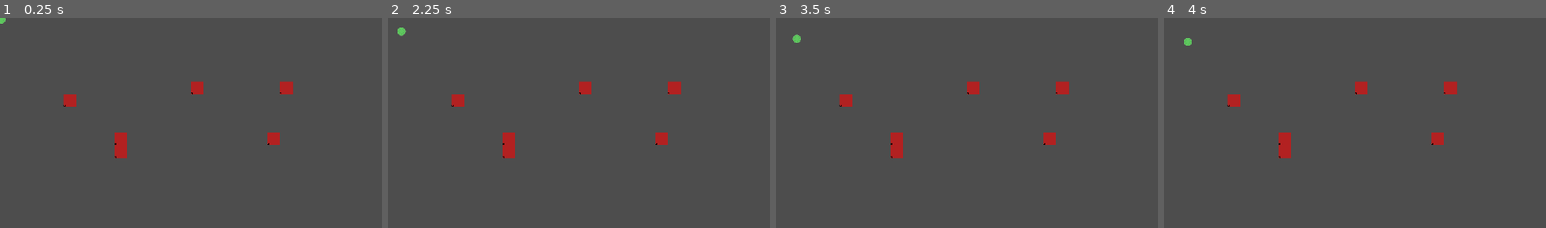
Above: before the commit, frames 1-4 (left to right).
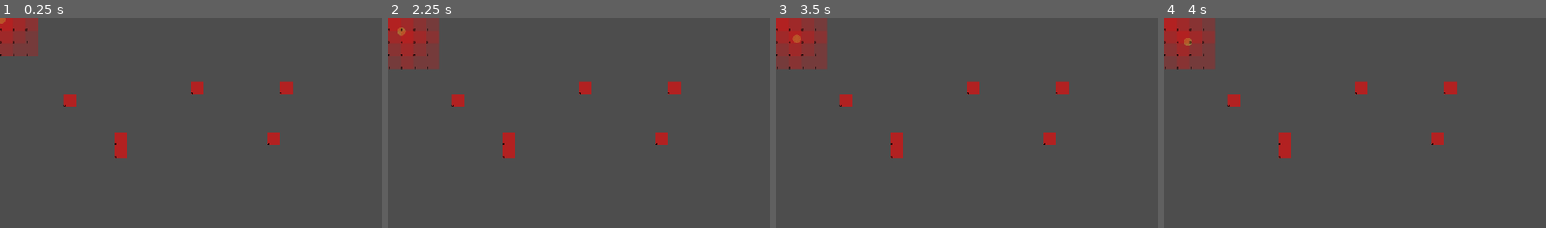
Above: after the commit, the same moments.

Repository: AndiReich/FachpraktikumMultiagentensystem
Game: Godot game, scene res://scenes/test_main_scene.tscn
Same seed, same stepped clock (60 frames per second), same inputs: the game is played once before the commit and once after it. This scene is started directly instead of the project's main scene.
Inputs:
- Up to frame 1 (0.25 s): no input
- Up to frame 2 (2.25 s): tap Enter at 0.5, 2 s; tap Space at 1.25 s
- Up to frame 3 (3.5 s): tap Space at 2.75 s
- Up to frame 4 (4 s): tap Enter at 3.5 s
The pictures show only the part of the screen within x 0-50%, y 0-50%; the shares and areas given below are measured in that part.

The runs differ from the first frame. In frame 1, 1.8% of the frame differs, in the area x 0-10%, y 0-19%; in frame 2, 3.3%, in the area x 0-14%, y 0-25%; in frame 3, 3.3%; in frame 4, 3.3%.

Commit message:
emenate pattern

Diff:
--- a/src/controller/tilemapController.gd
+++ b/src/controller/tilemapController.gd
@@ -25,42 +25,65 @@
 	for x in grid_size_x:
 		grid_state.append([])
 		for y in grid_size_y:
-			grid_state[x].append(Vector2i.ZERO)
+			grid_state[x].append(0)
 
-func _on_virus_antigen_emanate(position : Vector2, type: Cell.TYPES):
+func _on_virus_antigen_emanate(cell_position : Vector2, type_id: Cell.TYPES):
 	print_debug("Tries handling emanate.")
 
+	var map_position : Vector2i = self.local_to_map(cell_position)
 
-	var local_position : Vector2 = to_local(position)
-	var map_position : Vector2i = local_to_map(local_position)
-
-	print_debug("local coords = x: %d, y: %d" % [local_position.x, local_position.y])
 	print_debug("map coords   = x: %d, y: %d" % [map_position.x, map_position.y])
-
+	set_pattern_by_cell_type(map_position, type_id)
 	print_debug("Handled emit")
 
-func set_pattern_by_cell_type(position: Vector2i, cell_type: Cell.TYPES):
+func set_pattern_by_cell_type(cell_position: Vector2i, type_id: Cell.TYPES):
+	var cell_type = Cell.TYPES.find_key(type_id)
 	if(!cell_pattern_dict.has(cell_type)):
 		print_debug("Pattern of %s not found." % cell_type)
 		return
 	var pattern_matrix = cell_pattern_dict[cell_type]
 
-	var x_size = pattern_matrix.size
-	for x in x_size:
-		var y_size = pattern_matrix[x].size
-		for y in y_size:
-			var next_pos = Vector2i()
-			if(is_spot_viable(next_pos)):
-				print("")
-	print("")
+	var grid_positions_and_values = find_grid_positions_relative_to_cell(
+				cell_position,
+				pattern_matrix
+	)
 
-func match_pattern_with_grid_state(pattern_matrix):
+	for pos_with_value in grid_positions_and_values:
+		if(is_spot_valid(pos_with_value)):
+			var pos = Vector2i(pos_with_value.x, pos_with_value.y)
+			var value_to_set = pos_with_value.z
+			set_cell(0, pos, 0, Vector2i(value_to_set-1,0))
+			grid_state[pos.x][pos.y] = value_to_set
 
-	return
 
-func is_spot_viable(next_pos: Vector2i) -> bool:
-	if(position.x < 0 || position.x > grid_state.size):
+func is_spot_valid(next_pos: Vector3i) -> bool:
+	var x = next_pos.x
+	var y = next_pos.y
+	var value = next_pos.z
+	if(x < 0 || x >= grid_state.size()):
 		return false
-	if(position.y < 0 || position.y > grid_state[0].size):
+	if(y < 0 || y >= grid_state[0].size()):
+		return false
+	if(grid_state[x][y] >= value):
 		return false
 	return true
+
+func find_grid_positions_relative_to_cell(
+	cell_position: Vector2i,
+	matrix : Array
+) -> Array[Vector3i]:
+	var matrix_x_size = matrix.size()
+	var matrix_y_size = matrix[0].size()
+
+	var offset_x = cell_position.x - (matrix_x_size/2)
+	var offset_y = cell_position.y - (matrix_y_size/2)
+
+	var relative_positions = [] as Array[Vector3i]
+
+	for x in matrix_x_size:
+		for y in matrix_y_size:
+			var pos_x = offset_x + x
+			var pos_y = offset_y + y
+			var value = int(matrix[x][y])
+			relative_positions.append(Vector3i(pos_x, pos_y, value))
+	return relative_positions
--- a/src/model/cellStateHandlers/antigen.gd
+++ b/src/model/cellStateHandlers/antigen.gd
@@ -22,6 +22,5 @@
 
 func emanate():
 	# emanates chemotactic substances
-	var patter = ""
 	cell.antigen_emanate.emit(cell.global_position, cell.TYPES.ANTIGEN)
 	# print("Not implemented yet.")
Not shown, changed: resources/antigen_gradient.txt
